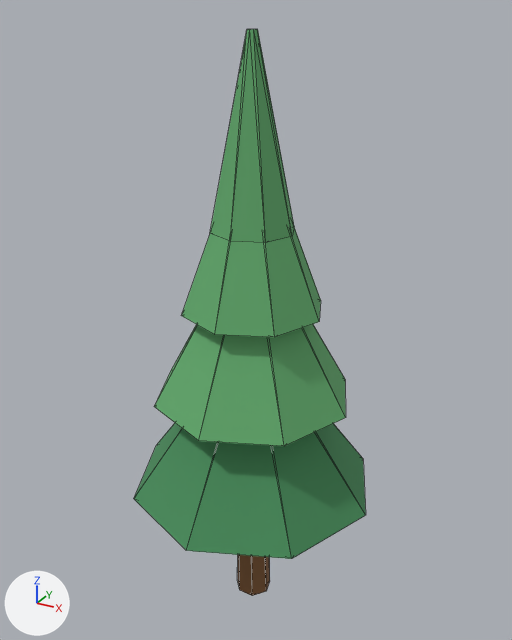
Renders of the glTF model do-not-drop/assets/models/environment/forest/sm_env_forest_pine_tall.glb from each side of a commit.
Camera for both pictures: a 50 mm lens placed at (3.96, -7.12, 7.85), pointed at (-0.04, 0.15, 4.22). Arrows for +X, +Y and +Z are at lower left; the lights stay in place. The first picture is the older version. Mesh edges are drawn as thin lines. Where no turn or scale is listed for an object, it has been applied to the vertices. Vertices at exactly the same position are counted once.

Objects in the first picture: 'PineTier', 'PineTier.001', 'PineTier.002', 'PineTier.003', 'PineTrunk'.
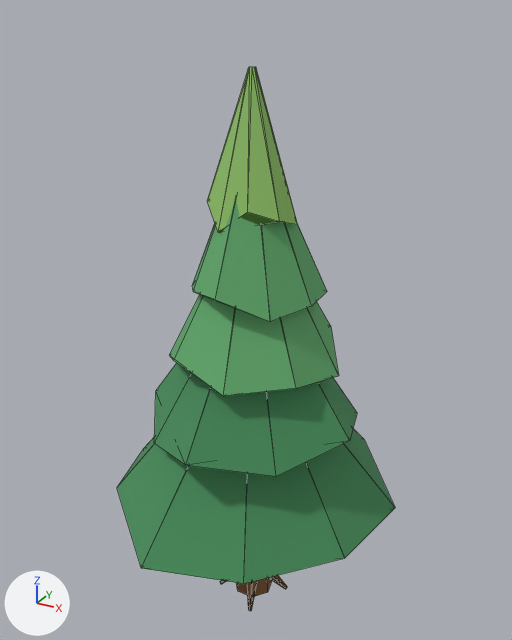
Edits to the bpy script that builds the scene:
```text
Change me_cono_003:
    remove me_cono_003.from_pydata(...)  # 16 vertices, 28 faces; spans x -1.65..1.65, y -1.65..1.65, z -1.1..1.1
    add me_cono_003.from_pydata(...)  # 18 vertices, 32 faces; spans x -1.92..1.84, y -1.75..1.7, z -1.43..1.05
    me_cono_003 part 1: the whole mesh is rebuilt
Change me_cono_004:
    remove me_cono_004.from_pydata(...)  # 16 vertices, 28 faces; spans x -1.3..1.3, y -1.3..1.3, z -1.1..1.1
    remove me_cono_004.materials.append(mat_leaf)  # green #61aa6c
    add me_cono_004.from_pydata(...)  # 18 vertices, 32 faces; spans x -1.39..1.37, y -1.47..1.38, z -1.5..0.97
    me_cono_004 part 2: the whole mesh is rebuilt
    add me_cono_004.materials.append(mat_leaf_dark)  # green #458b59
Change me_cono_005:
    remove me_cono_005.from_pydata(...)  # 16 vertices, 28 faces; spans x -0.9..0.9, y -0.9..0.9, z -1.1..1.1
    add me_cono_005.from_pydata(...)  # 18 vertices, 32 faces; spans x -1.03..1.13, y -1.14..1.12, z -1.27..0.88
    me_cono_005 part 3: the whole mesh is rebuilt
Change me_cono_006:
    remove me_cono_006.from_pydata(...)  # 16 vertices, 28 faces; spans x -0.52..0.52, y -0.52..0.52, z -1.1..1.1
    add me_cono_006.from_pydata(...)  # 18 vertices, 32 faces; spans x -0.84..0.79, y -0.83..0.93, z -1.23..0.8
    me_cono_006 part 4: the whole mesh is rebuilt
Change me_cono_002:
    remove me_cono_002.from_pydata(...)  # 14 vertices, 24 faces; spans x -0.24..0.24, y -0.23..0.25, z -3.0..3.0
    add me_cono_002.from_pydata(...)  # 14 vertices, 24 faces; spans x -0.27..0.27, y -0.25..0.28, z -3.1..3.12
    me_cono_002 part 5: 14 of 14 vertices moved; they spanned x -0.24..0.24, y -0.23..0.25, z -3.0..3.0 and now span x -0.27..0.27, y -0.25..0.28, z -3.1..3.12; mean shift (0.0, 0.0, 0.0)
Change ob_pinetier:
    ob_pinetier.location: (0.0, 0.0, 3.0) -> (0.0, 0.0, 3.05)
    ob_pinetier.rotation_euler: (0.0, 0.0, 0.0) -> (0.0, 0.0, -2.7)  # degrees (0, 0, 0) -> degrees (0, 0, -155)
Change ob_pinetier_001:
    ob_pinetier_001.location: (0.0, 0.0, 4.35) -> (0.0, 0.0, 4.06)
    ob_pinetier_001.rotation_euler: (0.0, 0.0, 0.0) -> (0.0, 0.0, 0.352)  # degrees (0, 0, 0) -> degrees (0, 0, 20)
Change ob_pinetier_002:
    ob_pinetier_002.location: (0.0, 0.0, 5.55) -> (0.0, 0.0, 4.98)
    ob_pinetier_002.rotation_euler: (0.0, 0.0, 0.0) -> (0.0, 0.0, -2.176)  # degrees (0, 0, 0) -> degrees (0, 0, -125)
Change ob_pinetier_003:
    ob_pinetier_003.location: (0.0, 0.0, 6.55) -> (0.0, 0.0, 5.81)
    ob_pinetier_003.rotation_euler: (0.0, 0.0, 0.0) -> (0.0, 0.0, -3.098)  # degrees (0, 0, 0) -> degrees (0, 0, -178)
Change ob_pinetrunk:
    ob_pinetrunk.location: (0.0, 0.0, 3.0) -> (0.0, 0.0, 3.1)
Add ob_rootflare_003:
    ob_rootflare_003 = bpy.data.objects.new('RootFlare.003', me_cone_016)  # 10 vertices, 16 faces; spans x -0.18..0.111, y -0.223..0.298, z -0.258..0.324; in mat_trunk (brown #815935)
    ob_rootflare_003.location = (0.1, -0.25, 0.2)
Add ob_rootflare_002:
    ob_rootflare_002 = bpy.data.objects.new('RootFlare.002', me_cone_015)  # 10 vertices, 16 faces; spans x -0.223..0.298, y -0.111..0.18, z -0.258..0.324; in mat_trunk (brown #815935)
    ob_rootflare_002.location = (-0.25, -0.1, 0.2)
Add ob_rootflare:
    ob_rootflare = bpy.data.objects.new('RootFlare', me_cone_013)  # 10 vertices, 16 faces; spans x -0.298..0.223, y -0.18..0.111, z -0.258..0.324; in mat_trunk (brown #815935)
    ob_rootflare.location = (0.25, 0.1, 0.2)
Add ob_pinetier_004:
    ob_pinetier_004 = bpy.data.objects.new('PineTier.004', me_cone_021)  # 18 vertices, 32 faces; spans x -0.52..0.55, y -0.53..0.46, z -1.09..0.71; in mat_leaf_light (green #90c269)
    ob_pinetier_004.location = (0.0, 0.0, 6.56)
```

Pixel boxes [x1, y1, x2, y2] of what changed, in the pictures (512 x 640 px):
'PineTier', reshaped, moved, turned
    before: [134, 423, 366, 559]
    after: [117, 429, 395, 584]
'PineTier.001', reshaped, moved, turned
    before: [154, 324, 346, 446]
    after: [154, 363, 357, 476]
'PineTier.002', reshaped, moved, turned
    before: [181, 227, 321, 337]
    after: [169, 295, 339, 396]
'PineTier.003', reshaped, moved, turned
    before: [210, 29, 294, 243]
    after: [192, 201, 327, 322]
'PineTier.004', added (green)
    after: [207, 67, 298, 233]
'PineTrunk', reshaped, moved
    before: [237, 555, 270, 596]
    after: [236, 578, 272, 597]
'RootFlare.003', added
    after: [247, 581, 257, 611]
'RootFlare', added
    after: [269, 575, 287, 589]
'RootFlare.002', added
    after: [220, 580, 227, 584]
